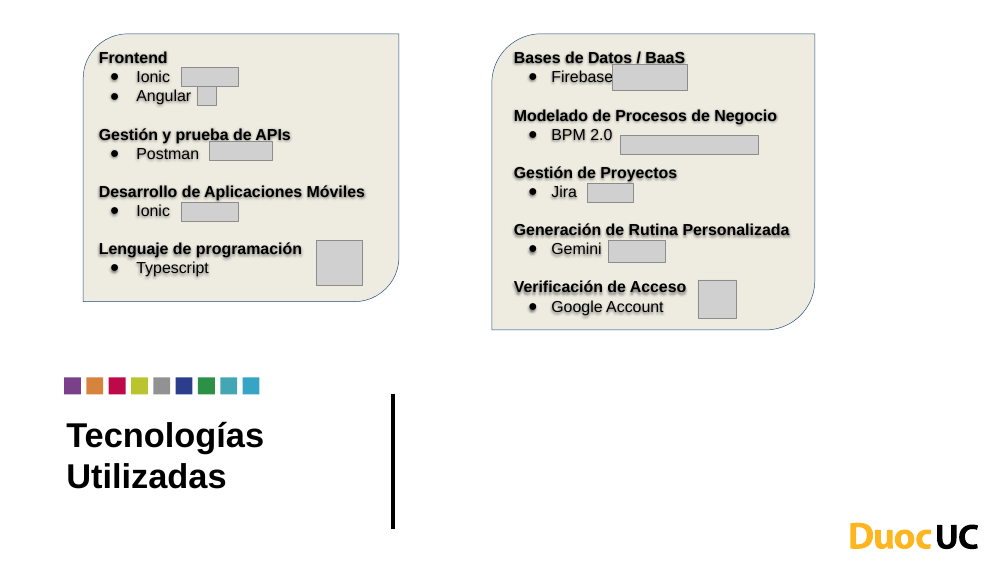
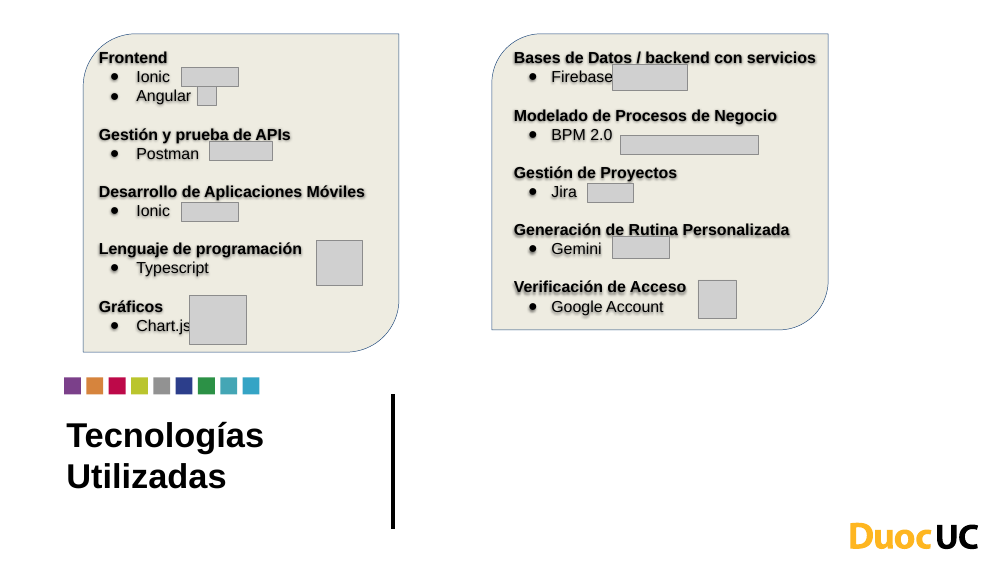
Before and after one commit to RavelloMadariaga/PROYECTO_CAPSTONE, a slide deck: slide 8 of fase 3/Evidencias Grupales/Presentación Final del proyecto (Español).pptx. Drawn at 1008x567 pixels with LibreOffice and Linux fonts; fonts in the diff are those of the drawing; grey boxes stand for pictures; background and template pictures are left out. Boxes give left, top, right and bottom in pixels: in the first picture for what was removed or moved away, otherwise in the second. Text is boxed around its words. In the diff, an @@ line names an element or a change of style, - is before the commit and + after.

```diff
--- a/fase 3/Evidencias Grupales/Presentación Final del proyecto (Español).pptx
+++ b/fase 3/Evidencias Grupales/Presentación Final del proyecto (Español).pptx
@@ round diag rect: place and size @@
-round diag rect at [83, 34, 399, 302]
+round diag rect at [83, 34, 399, 352]
@@ round diag rect: place and size @@
-round diag rect at [492, 34, 815, 330]
+round diag rect at [492, 34, 828, 330]
@@ text at [514, 50, 816, 67]: text changed @@
-Bases de Datos / BaaS
+Bases de Datos / backend con servicios
@@ picture: place and size @@
-picture at [608, 240, 665, 262]
+picture at [612, 236, 669, 258]
@@ text at [99, 299, 191, 335]: paragraphs added @@
+Gráficos
+● Chart.js
@@ picture added at [189, 295, 246, 344] @@
```
Also in this commit, not shown: 4 other slides changed, 2 other files.
